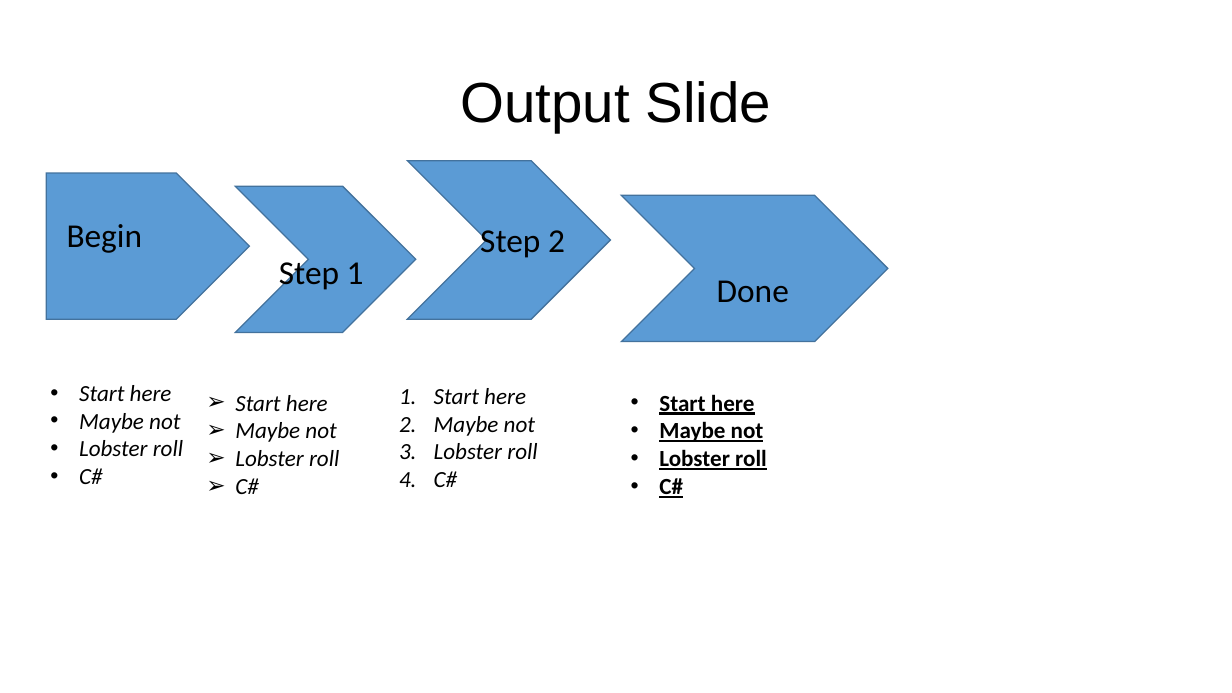
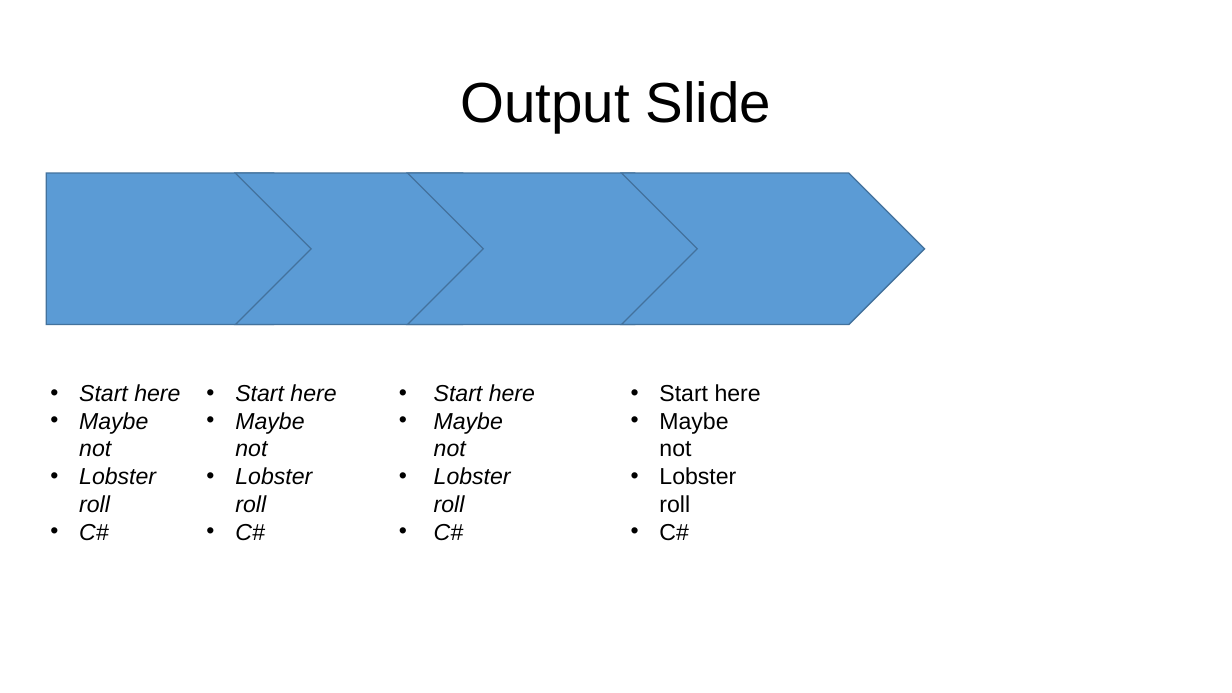
Before and after one commit to omaroueidat/PowerPoint-API, a slide deck: slide 1 of PowerPointApi/AuxiTask.pptx. Drawn at 1232x693 pixels with LibreOffice and Linux fonts; fonts in the diff are those of the drawing. Boxes give left, top, right and bottom in pixels: in the first picture for what was removed or moved away, otherwise in the second. Text is boxed around its words. In the diff, an @@ line names an element or a change of style, - is before the commit and + after.

```diff
--- a/PowerPointApi/AuxiTask.pptx
+++ b/PowerPointApi/AuxiTask.pptx
@@ pentagon arrow: place and size @@
-pentagon arrow at [46,173,250,319]
+pentagon arrow at [46,173,349,324]
@@ chevron: place and size @@
-chevron at [236,187,416,333]
+chevron at [236,173,539,324]
@@ chevron: place and size @@
-chevron at [408,161,611,320]
+chevron at [408,173,711,324]
@@ chevron: place and size @@
-chevron at [622,195,888,341]
+chevron at [622,173,925,324]
@@ text removed at [67,224,143,253] @@
-Begin
@@ text removed at [480,230,565,258] @@
-Step 2
@@ text removed at [279,256,364,290] @@
-Step 1
@@ text removed at [717,280,789,303] @@
-Done
@@ text "Start here" at [79,384,180,541]: font Calibri to Arial @@
@@ text "Start here": place and size @@
-text "Start here" at [235,395,339,494]
+text "Start here" at [235,384,336,541]
@@ text "Start here" at [235,384,336,541]: font Calibri to Arial; bullet ➢ to • @@
@@ text "Start here" at [434,384,535,541]: font Calibri to Arial; bullet 1. to • @@
@@ text "Start here": place and size @@
-text "Start here" at [659,394,767,498]
+text "Start here" at [659,384,761,541]
@@ text "Start here" at [659,384,761,541]: font Calibri to Arial, bold off, underline off @@
```
Also in this commit, not shown: 5 other files.
